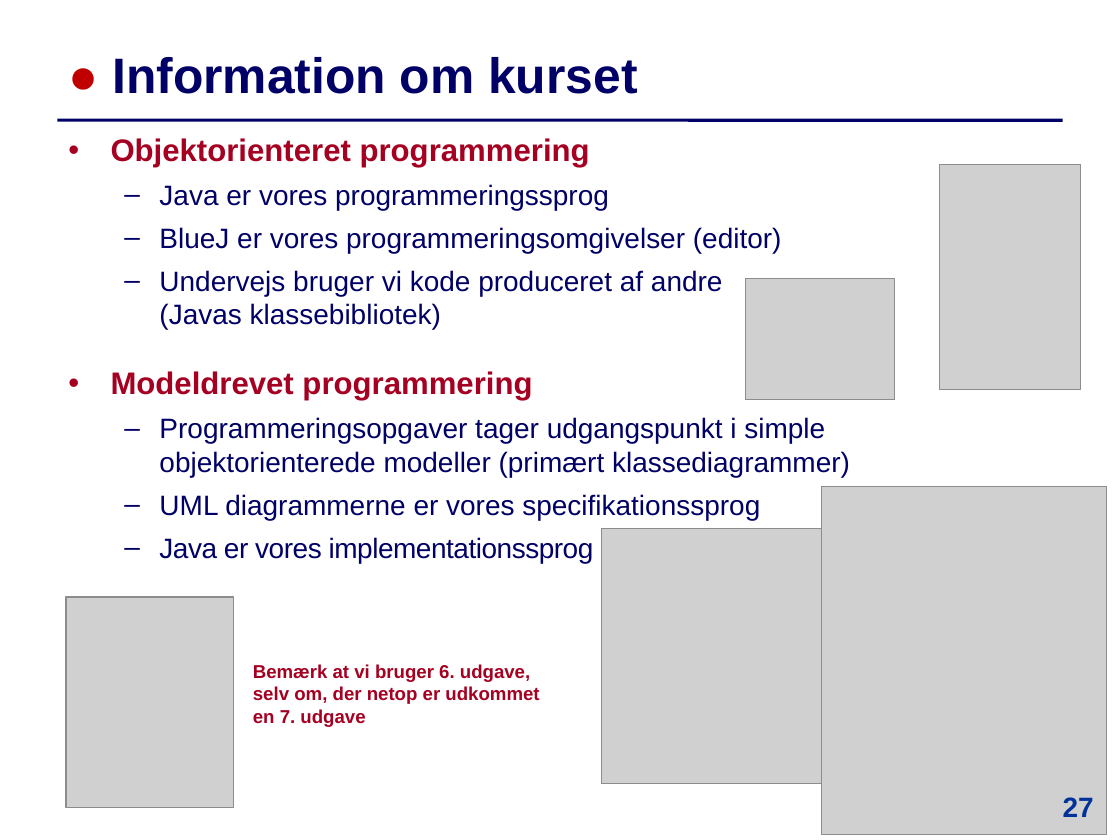
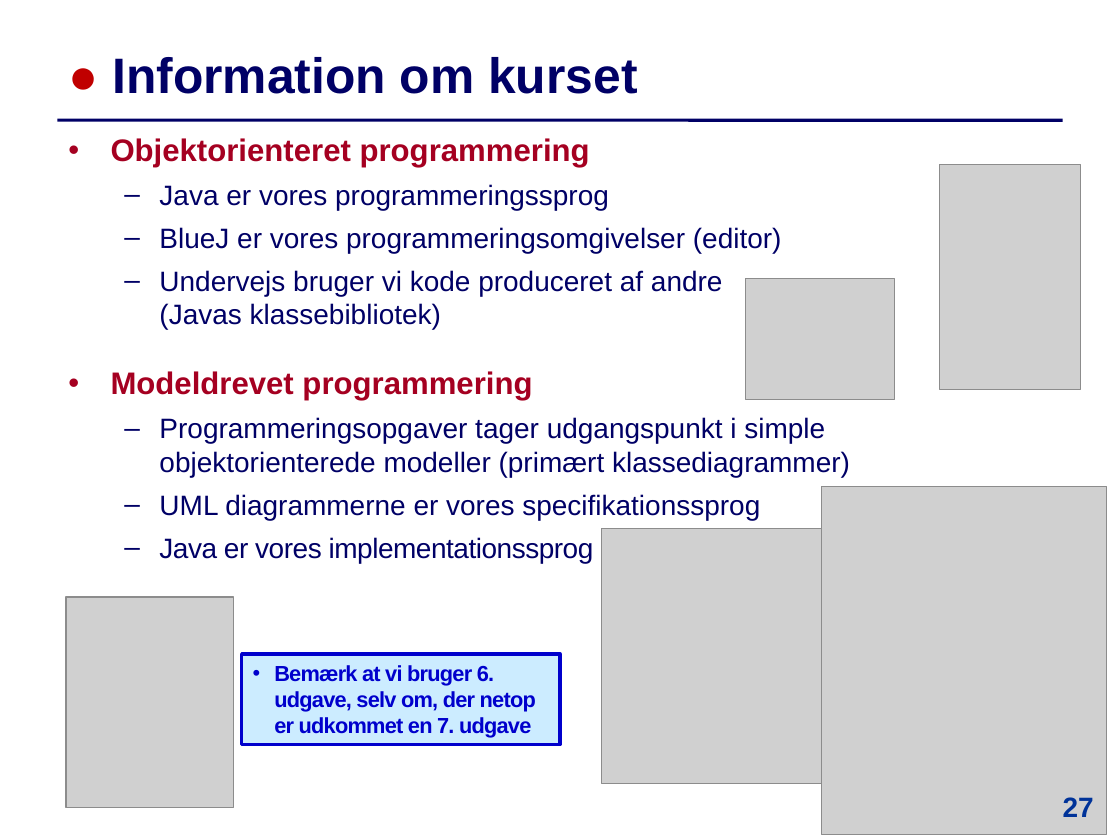
Before and after one commit to IntProgAU/Materiale, a slide deck: slide 27 of web/e25/uge_1a/Slides-Uge1-Mandag.pptx. Drawn at 1120x840 pixels with LibreOffice and Linux fonts; fonts in the diff are those of the drawing; grey boxes stand for pictures. Boxes give left, top, right and bottom in pixels: in the first picture for what was removed or moved away, otherwise in the second. Text is boxed around its words. In the diff, an @@ line names an element or a change of style, - is before the commit and + after.

```diff
--- a/web/e25/uge_1a/Slides-Uge1-Mandag.pptx
+++ b/web/e25/uge_1a/Slides-Uge1-Mandag.pptx
@@ rectangle "Bemærk at vi bruger 6. ...": place and size @@
-rectangle "Bemærk at vi bruger 6. ..." at <box>253,664,539,727</box>
+rectangle "Bemærk at vi bruger 6. ..." at <box>242,654,560,745</box>
@@ rectangle "Bemærk at vi bruger 6. ..." at <box>242,654,560,745</box>: size 12 to 14 pt, text colour #A50021 to #0000CC, letter spacing 0 to -0.5 pt; bullet none to •; less space between paragraphs; fill none to #CCECFF; outline none to #0000CC 2.25 pt @@
```
Also in this commit, not shown: 5 other slides changed, 1 other file.
